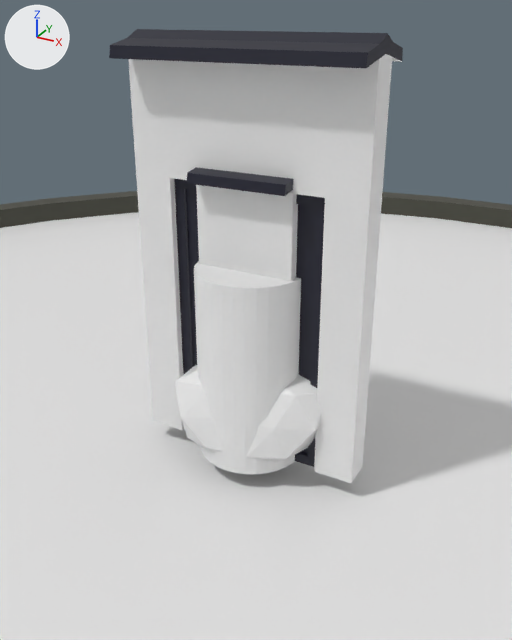
A saved change to the FBX model Assets/Map/Mesh/AssetsRpg.fbx.
The view is the same before and after, from a camera (50 mm lens) standing at (3.15, -5.65, 4.27) and looking at (0.06, -0.02, 1.46). The axes (+X, +Y, +Z) are drawn at upper left. The lights are the same throughout. Where no turn or scale is listed for an object, it has been applied to the vertices.

The older version as bpy lines, for what is in view:
```python
me_cube_006 = bpy.data.meshes.new('Cube.006')
me_cube_006.from_pydata(...)  # 458 vertices, 752 faces; spans x -1.2..1.2, y -0.42..0.42, z 0.0..4.1
# faces by material slot: [6, 84, 22, 640]
me_cube_006.materials.append(mat_fence)  # white #e7e7e7
me_cube_006.materials.append(mat_walldown)  # black #16182a
me_cube_006.materials.append(mat_wall)  # white #e7e7e7
me_cube_006.materials.append(mat_yellow)  # yellow #ffec00
me_cylinder_001 = bpy.data.meshes.new('Cylinder.001')
me_cylinder_001.from_pydata(...)  # a 32-sided cylinder along z spanning x -0.55..0.55, y -0.55..0.55, z -0.01..1.99
me_icosphere_001 = bpy.data.meshes.new('Icosphere.001')
me_icosphere_001.from_pydata(...)  # 42 vertices, 80 faces; spans x -0.77..0.86, y -0.61..0.67, z -0.02..1.09
me_icosphere_001.materials.append(mat_leafs)  # white #e7e7e7
ob_door_001 = bpy.data.objects.new('Door.001', me_cube_006)
ob_door_001.location = (0.0, 0.0, 0.0)
ob_icosphere = bpy.data.objects.new('Icosphere', me_icosphere_001)
ob_icosphere.location = (0.0, 0.0, 0.0)
ob_player = bpy.data.objects.new('Player', me_cylinder_001)
ob_player.location = (0.0, 0.0, 0.0)
# also in view: 'Wall' at (0.0, 0.0, 1.5); 'Cylinder' at (0.0, 0.0, 0.0)
```
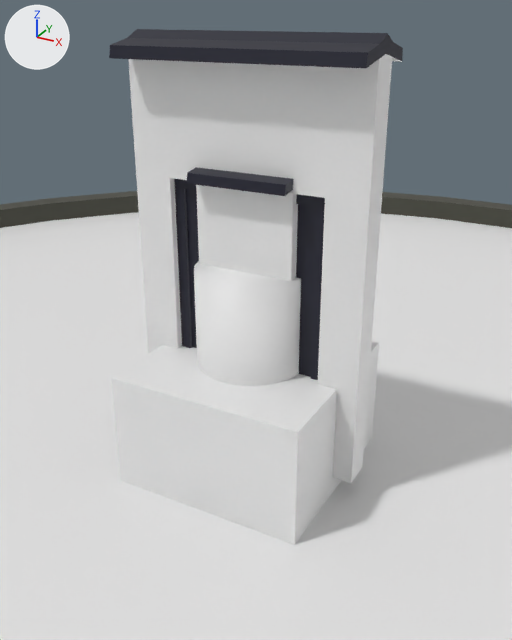
Location of each change, (x1, y1, x2, y2) in pixels of the pictures (512 x 640 px):
```json
{"object": "Cube", "change": "added", "after": [111, 341, 379, 545]}
{"part": 1, "of": "me_cylinder_001", "change": "shading changed", "before": [194, 261, 301, 386], "after": [194, 261, 301, 386]}
{"object": "Icosphere", "change": "unchanged, covered by the edit", "before": [175, 365, 321, 462]}
```

Scene script edits in JSON lines:
```json
{"op": "add", "block": "mat_material", "code": ["mat_material = principled_material('Material')", "mat_material.base_color = (0.8, 0.8, 0.8)  # white #e7e7e7"]}
{"block": "me_cylinder_001", "where": "me_cylinder_001.from_pydata(...)  # 64 vertices, 34 faces; spans x -0.55..0.55, y -0.55..0.55, z -0.01..1.99"}
{"block": "me_cylinder_001", "where": "# used by ob_player; location = (0.0, 0.0, 0.0)"}
{"block": "me_cylinder_001", "change": "me_cylinder_001 part 1: edges marked sharp go from 96 to 0"}
{"op": "add", "block": "me_cube", "code": ["me_cube = bpy.data.meshes.new('Cube')", "me_cube.from_pydata(...)  # a box spanning x -1.0..1.0, y -1.0..1.0, z -1.0..1.0", "me_cube.materials.append(mat_material)  # white #e7e7e7"]}
{"op": "add", "block": "ob_cube", "code": ["ob_cube = bpy.data.objects.new('Cube', me_cube)", "ob_cube.location = (0.0, 0.0, 0.0)"]}
```
